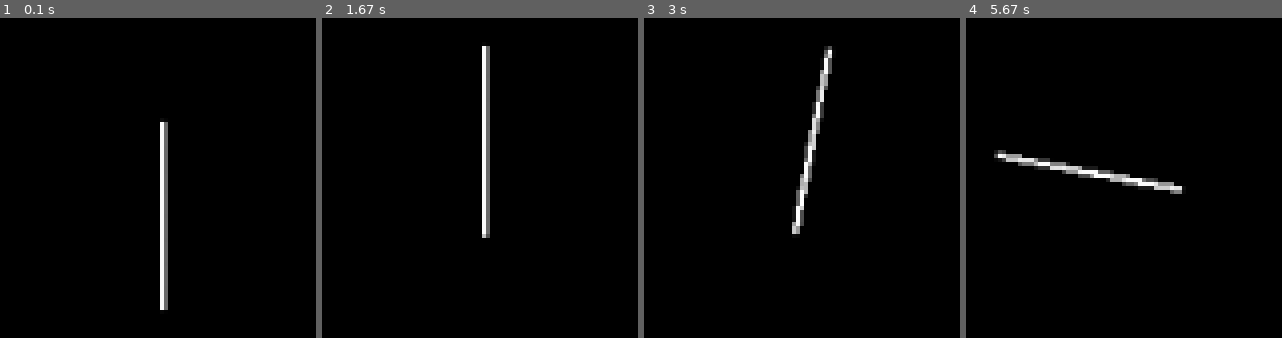
Above: before the commit, frames 1-4 (left to right).
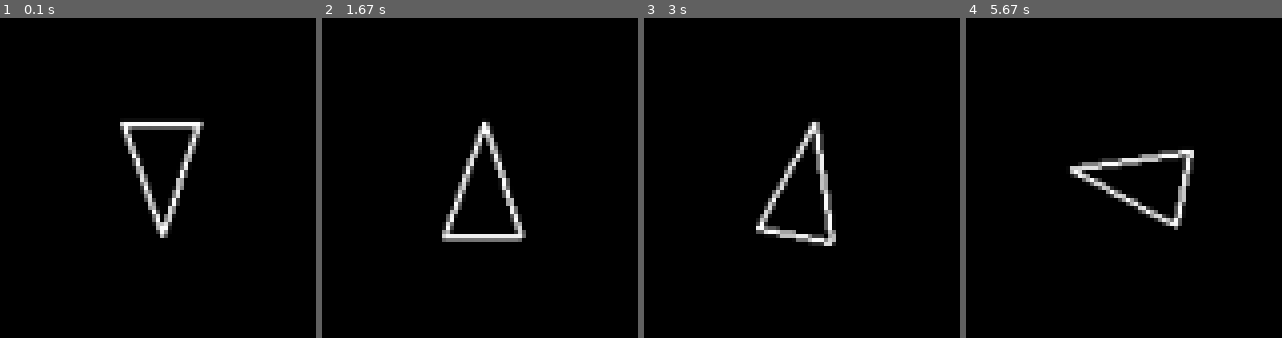
Above: after the commit, the same moments.

Repository: KMlynkowiak/Pygame-Asteroids
Game: pygame game, started from main.py
Two runs of this game, one before a commit and one after it. Both use one fixed random seed, a clock stepped at 60 frames per second and the inputs below.
Inputs:
- Up to frame 1 (0.1 s): no input
- Up to frame 2 (1.67 s): hold D 0.33-0.8 s; hold D 0.83-1.3 s; hold A from 1.33 s (still down)
- Up to frame 3 (3 s): release A at 1.87 s; hold A 1.9-2.3 s; hold D 2.33-2.97 s
- Up to frame 4 (5.67 s): hold A 3-3.47 s; hold D 3.5-3.97 s; hold D 4-4.47 s; hold A 4.5-5.03 s; hold A 5.07-5.47 s; hold D from 5.5 s (still down)

The runs differ from the first frame. In frame 1, 3.7% of the frame differs, in the area x 37-65%, y 32-92%; in frame 2, 3.8%; in frame 3, 4.1%; in frame 4, 4.2%, in the area x 8-73%, y 41-67%.

Commit message:
small adjustments 2

Diff:
--- a/circleshape.py
+++ b/circleshape.py
@@ -1,4 +1,5 @@
 import pygame
+
 
 # Base class for game objects
 class CircleShape(pygame.sprite.Sprite):
@@ -7,13 +8,14 @@
             super().__init__(self.containers)
         else:
             super().__init__()
-
         self.position = pygame.Vector2(x, y)
         self.velocity = pygame.Vector2(0, 0)
         self.radius = radius
 
     def draw(self, screen):
-        pass  # to be overridden by subclasses
+        # must override
+        pass
 
     def update(self, dt):
-        pass  # to be overridden by subclasses
+        # must override
+        pass
--- a/constants.py
+++ b/constants.py
@@ -1,10 +1,10 @@
 SCREEN_WIDTH = 1280
 SCREEN_HEIGHT = 720
-
-PLAYER_RADIUS = 20
-PLAYER_TURN_SPEED = 300
 
 ASTEROID_MIN_RADIUS = 20
 ASTEROID_KINDS = 3
 ASTEROID_SPAWN_RATE = 0.8  # seconds
 ASTEROID_MAX_RADIUS = ASTEROID_MIN_RADIUS * ASTEROID_KINDS
+
+PLAYER_RADIUS = 20
+PLAYER_TURN_SPEED = 300
--- a/main.py
+++ b/main.py
@@ -7,19 +7,21 @@
     pygame.init()
     screen = pygame.display.set_mode((SCREEN_WIDTH, SCREEN_HEIGHT))
     clock = pygame.time.Clock()
+    player = Player(SCREEN_WIDTH / 2, SCREEN_HEIGHT / 2)
     dt = 0
-
-    player = Player(SCREEN_WIDTH / 2, SCREEN_HEIGHT / 2)
 
     while True:
         for event in pygame.event.get():
             if event.type == pygame.QUIT:
                 return
 
+        player.update(dt)
+
         screen.fill("black")
-        player.update(dt)
         player.draw(screen)
         pygame.display.flip()
+
+        # limit the framerate to 60 FPS
         dt = clock.tick(60) / 1000
 
 
--- a/player.py
+++ b/player.py
@@ -1,6 +1,6 @@
 import pygame
+from constants import *
 from circleshape import CircleShape
-from constants import PLAYER_RADIUS, PLAYER_TURN_SPEED
 
 
 class Player(CircleShape):
@@ -8,28 +8,24 @@
         super().__init__(x, y, PLAYER_RADIUS)
         self.rotation = 0
 
-    def triangle(self):
-        forward = pygame.Vector2(0, -1).rotate(self.rotation)
-        right = pygame.Vector2(2, 0).rotate(self.rotation + 90) * self.radius / 1.5
-
-        a = self.position + forward * self.radius
-        b = self.position - forward * self.radius + right
-        c = self.position - forward * self.radius - right
-
-        return [a.xy, b.xy, c.xy]
-
-
-        return [a, b, c]
-
     def draw(self, screen):
         pygame.draw.polygon(screen, "white", self.triangle(), 2)
 
-    def rotate(self, dt):
-        self.rotation += PLAYER_TURN_SPEED * dt
+    def triangle(self):
+        forward = pygame.Vector2(0, 1).rotate(self.rotation)
+        right = pygame.Vector2(0, 1).rotate(self.rotation + 90) * self.radius / 1.5
+        a = self.position + forward * self.radius
+        b = self.position - forward * self.radius - right
+        c = self.position - forward * self.radius + right
+        return [a, b, c]
 
     def update(self, dt):
         keys = pygame.key.get_pressed()
+
         if keys[pygame.K_a]:
             self.rotate(-dt)
         if keys[pygame.K_d]:
             self.rotate(dt)
+
+    def rotate(self, dt):
+        self.rotation += PLAYER_TURN_SPEED * dt
